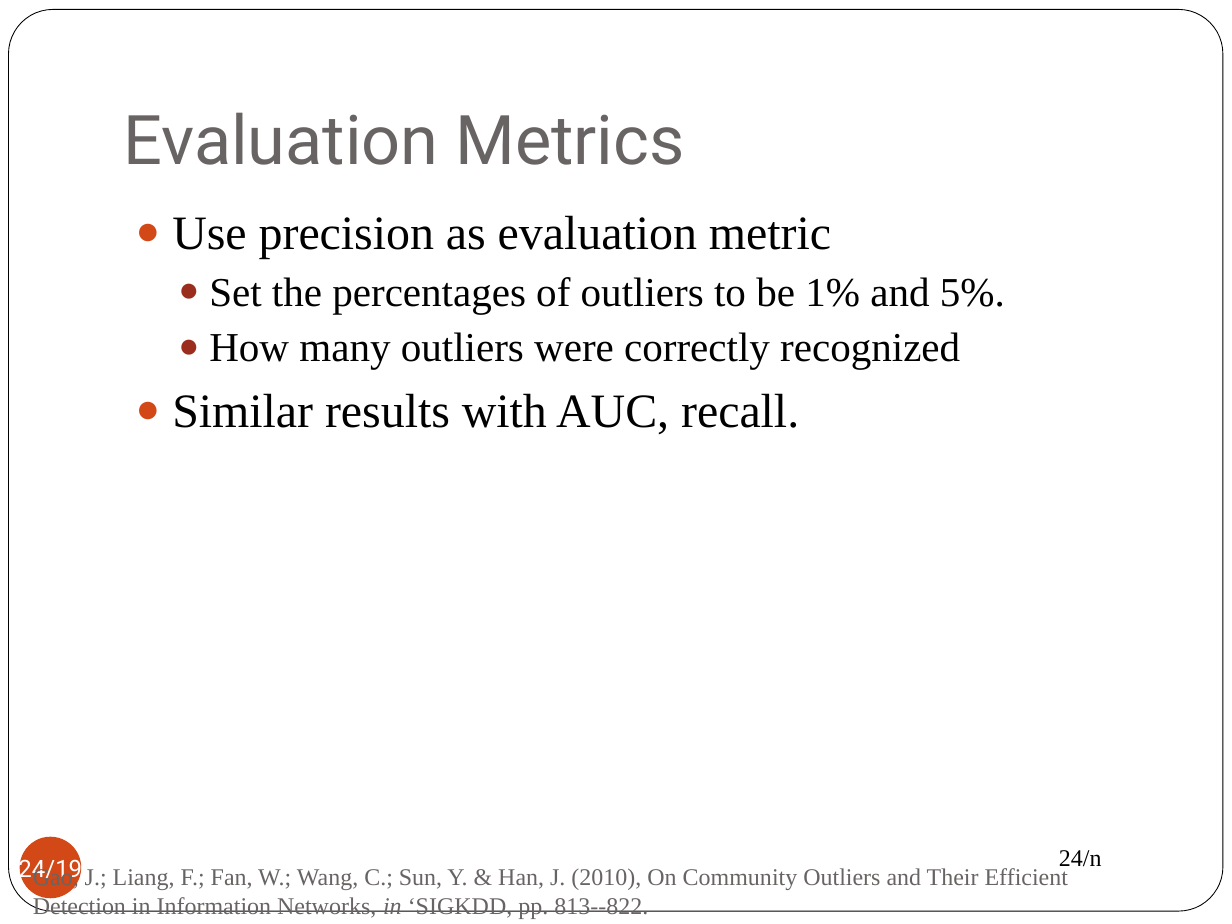
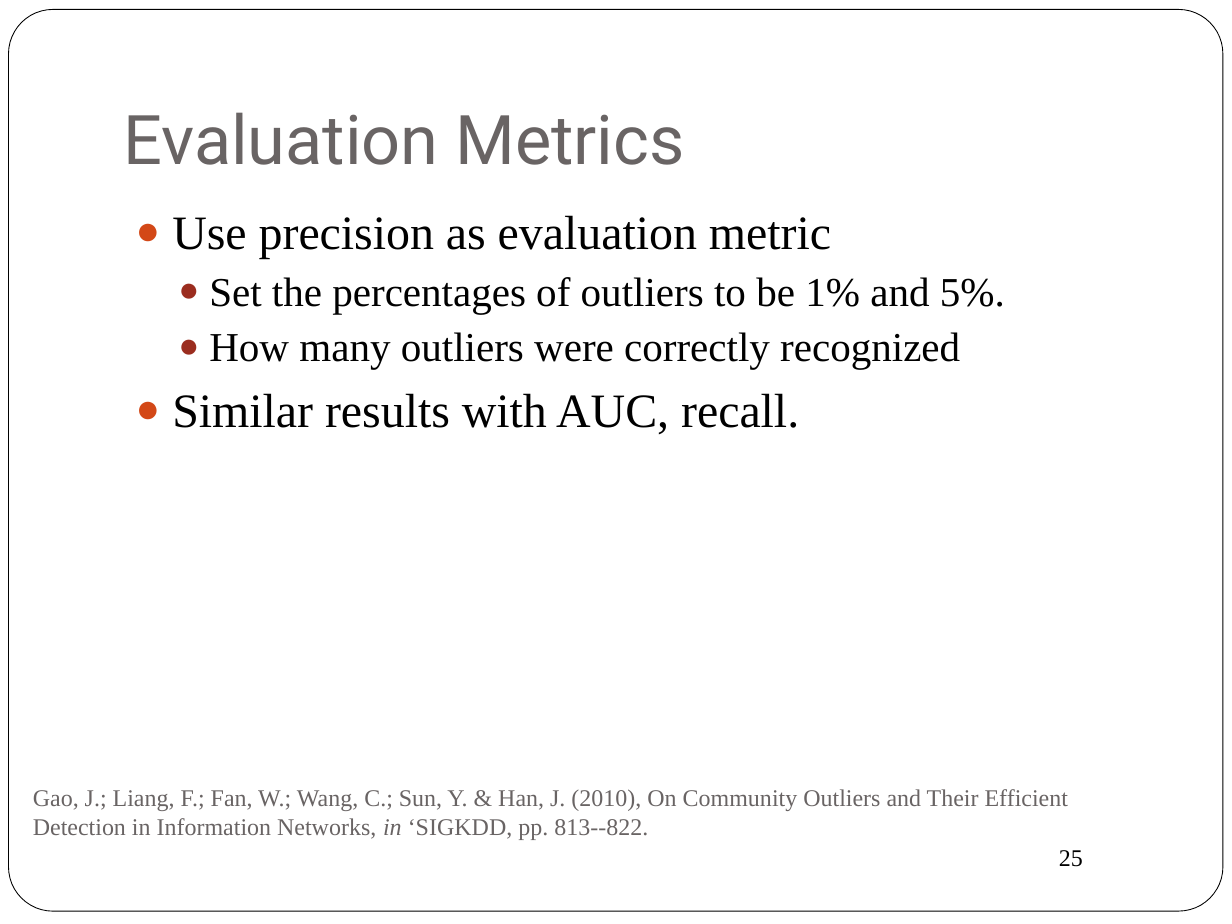
Before and after one commit to oschulte/srl-tutorial-slides, a slide deck: slide 25 of ch6-anomaly.pptx (slide 24 before the commit). Drawn at 1232x924 pixels with LibreOffice and Linux fonts; fonts in the diff are those of the drawing. Boxes give left, top, right and bottom in pixels: in the first picture for what was removed or moved away, otherwise in the second. Text is boxed around its words. In the diff, an @@ line names an element or a change of style, - is before the commit and + after.

```diff
--- a/ch6-anomaly.pptx
+++ b/ch6-anomaly.pptx
@@ text "Gao, J.; Liang, F.; Fan, ..." moved from (x1=33, y1=866, x2=1068, y2=919) to (x1=33, y1=789, x2=1068, y2=840) @@
@@ page number removed at (x1=20, y1=837, x2=81, y2=898) @@
-24/19
@@ page number at (x1=1059, y1=850, x2=1083, y2=867): text changed @@
-24/n
+25
```
Also in this commit, not shown: 21 other slides changed, 2 slides added, 2 slides removed.
